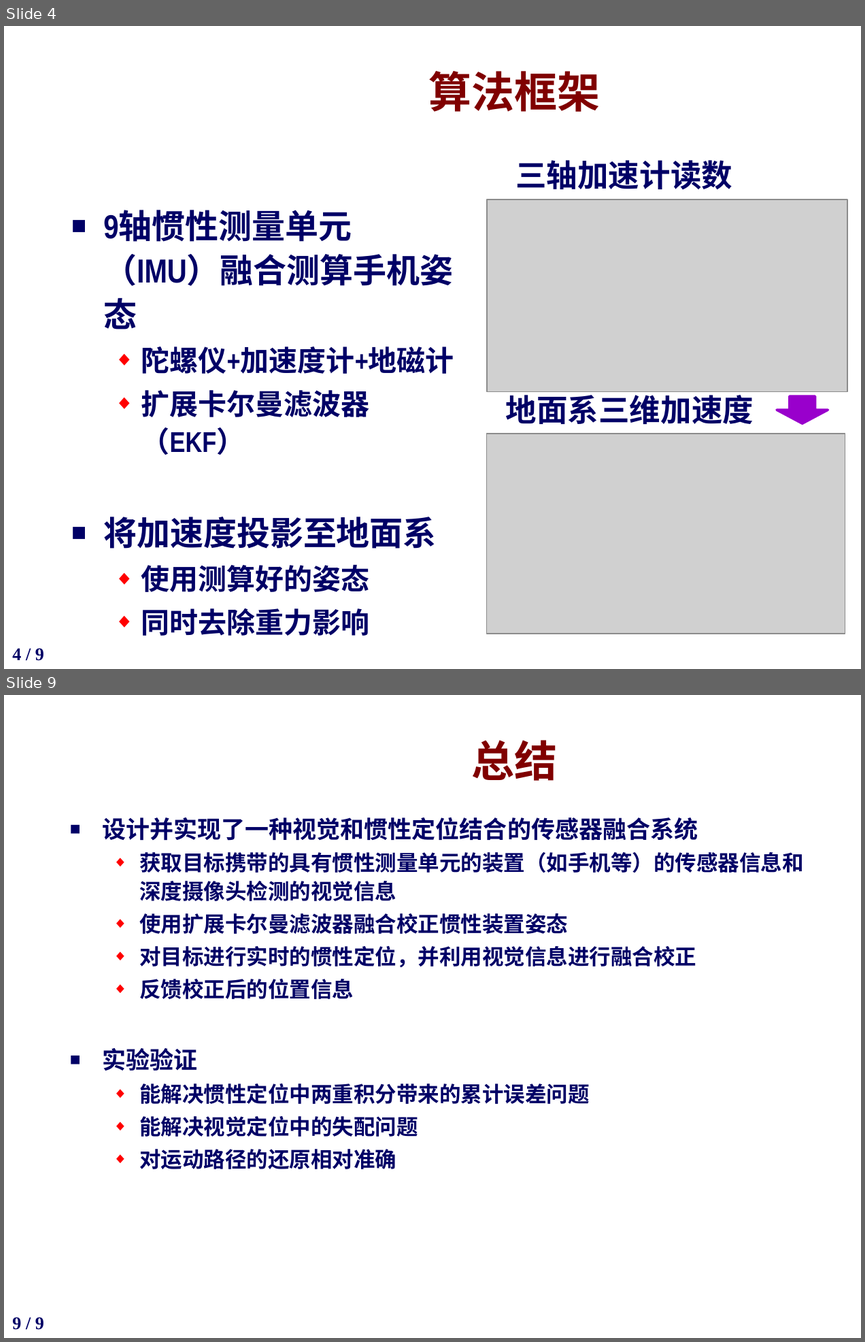
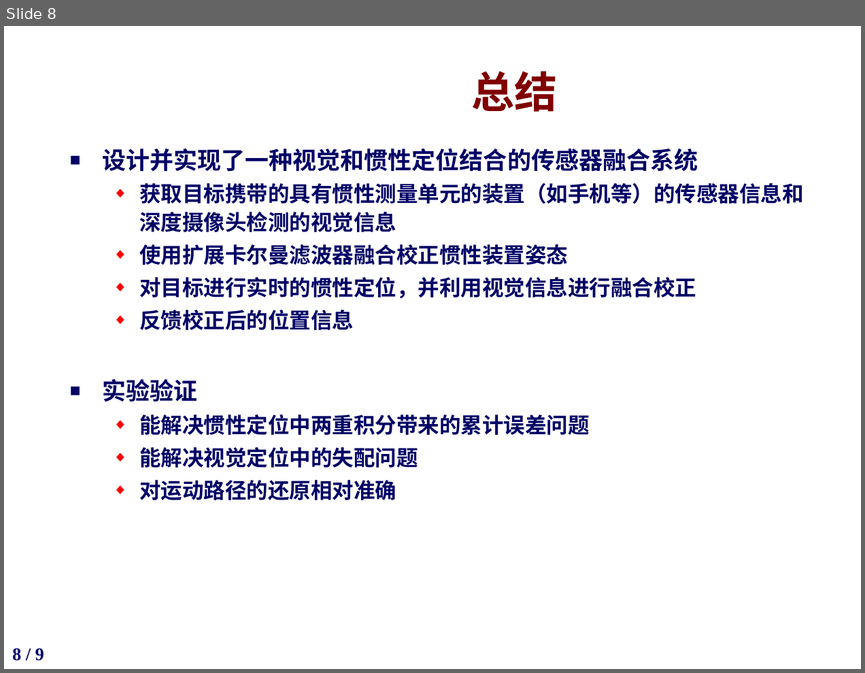
Before and after one commit to potato1996/FinalYearProject, a slide deck: slides/答辩ppt-杜大有1300012870.pptx. Shown one above the other, each under a label of ours: slides 4 and 9 before the commit, slide 8 after it; the slides between them are not shown. The pictures are 865x1342 and 865x673 pixels, drawn with LibreOffice and Linux fonts; fonts in the diff are those of the drawing; grey boxes stand for pictures; background and template pictures are left out. Boxes give left, top, right and bottom in pixels: in the first picture for what was removed or moved away, otherwise in the second. Text is boxed around its words. In the diff, an @@ line names an element or a change of style, - is before the commit and + after.

```diff
--- a/slides/答辩ppt-杜大有1300012870.pptx
+++ b/slides/答辩ppt-杜大有1300012870.pptx
@@ slide 4 removed at [4, 26, 861, 669], background picture (left out); not listed: 1 template element that a slide beside it also shows @@
@@ title removed at [429, 71, 600, 112] @@
-算法框架
@@ text removed at [515, 160, 732, 189] @@
-三轴加速计读数
@@ picture removed at [487, 199, 848, 391] @@
@@ text removed at [103, 212, 454, 635] @@
-■ 9轴惯性测量单元（IMU）融合测算手机姿态
-  ◆ 陀螺仪+加速度计+地磁计
-  ◆ 扩展卡尔曼滤波器（EKF）
-■ 将加速度投影至地面系
-  ◆ 使用测算好的姿态
-  ◆ 同时去除重力影响
@@ text removed at [506, 390, 753, 424] @@
-地面系三维加速度
@@ down arrow removed at [777, 396, 828, 424] @@
@@ picture removed at [486, 433, 845, 633] @@
@@ what was slide 9 is now slide 8 @@
@@ page number at [12, 648, 44, 660]: text changed @@
-9 / 9
+8 / 9
```
Also in this commit, not shown: 6 slides changed, 1 slide added, 1 other slide removed.
